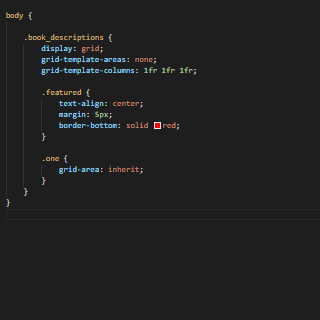
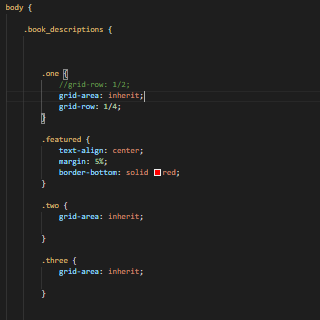
Layer changes from the first 320 × 320 image to the second:
added group "grid_row" with 1 layers in group "oode_snippets" over [6, 2, 320, 320]
added layer "Layer 5" in group "grid_row" over [6, 2, 320, 320]
hid group "template_columns" (2 layers) over [6, 2, 320, 320]
